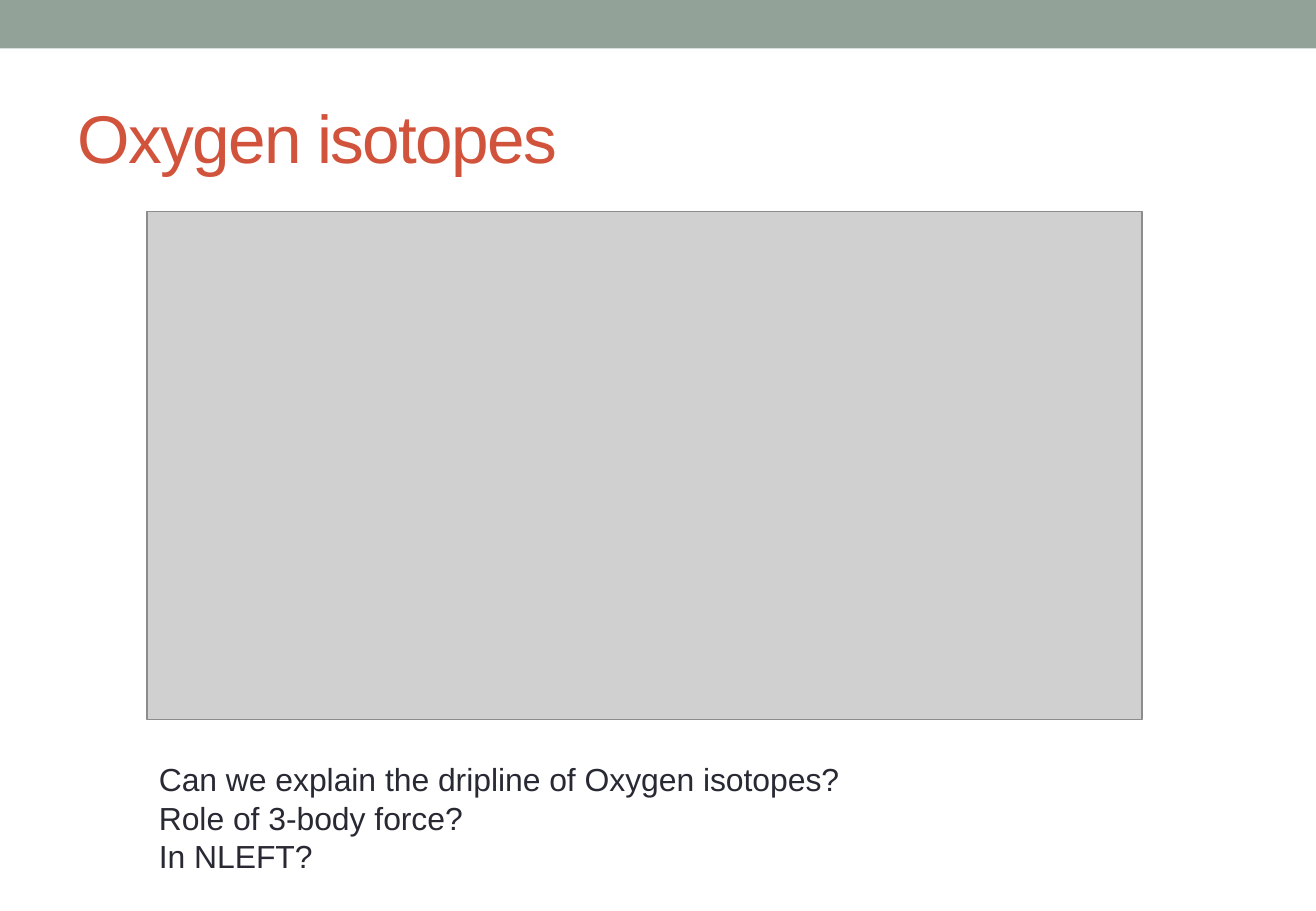
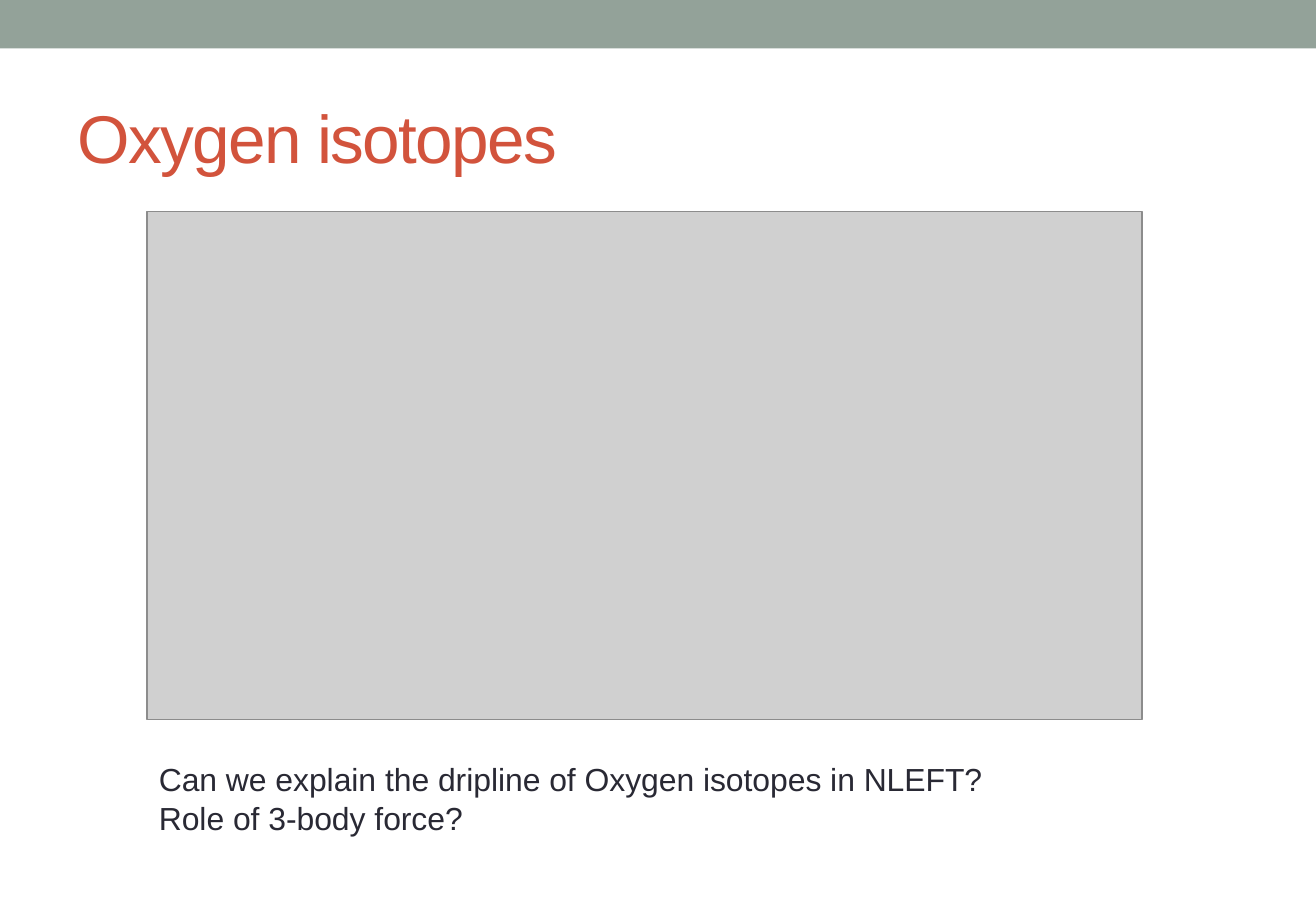
Before and after one commit to alphacentaury-github/NPSS2020, a slide deck: slide 4 of 20221020_KPS_송영호.pptx (slide 5 before the commit). Drawn at 1316x911 pixels with LibreOffice and Linux fonts; fonts in the diff are those of the drawing; grey boxes stand for pictures. Boxes give left, top, right and bottom in pixels: in the first picture for what was removed or moved away, otherwise in the second. Text is boxed around its words. In the diff, an @@ line names an element or a change of style, - is before the commit and + after.

```diff
--- a/20221020_KPS_송영호.pptx
+++ b/20221020_KPS_송영호.pptx
@@ text at (x1=159, y1=768, x2=982, y2=798): text changed @@
-Can we explain the dripline of Oxygen isotopes?
+Can we explain the dripline of Oxygen isotopes in NLEFT?
@@ text at (x1=159, y1=845, x2=312, y2=868): paragraph removed @@
-In NLEFT?
```
Also in this commit, not shown: 10 other slides changed, 1 slide added, 3 slides removed, 1 other file.
